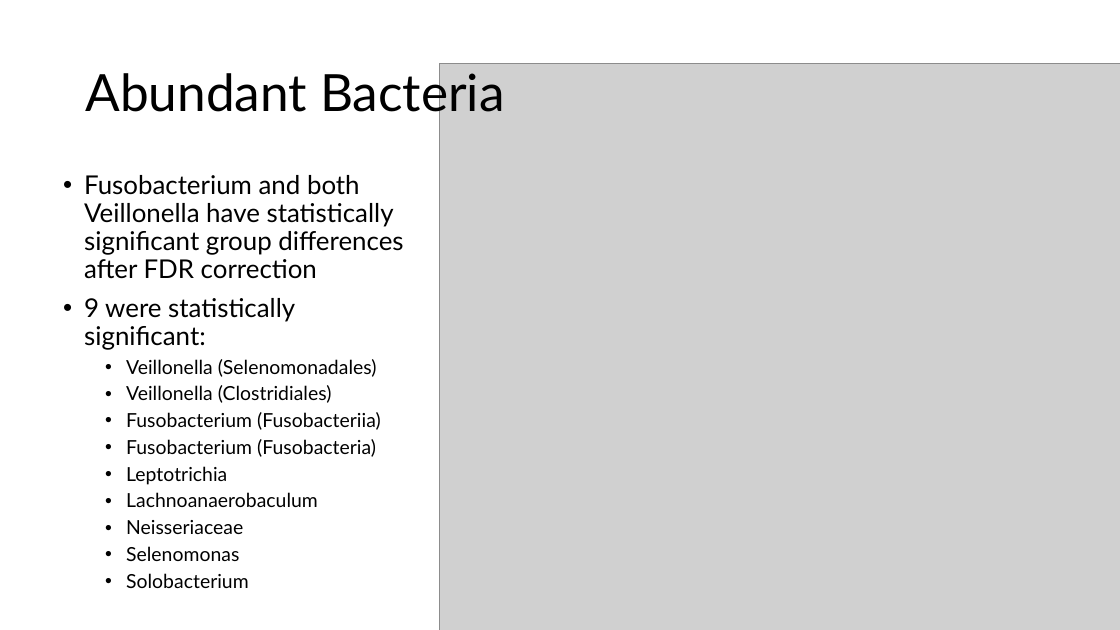
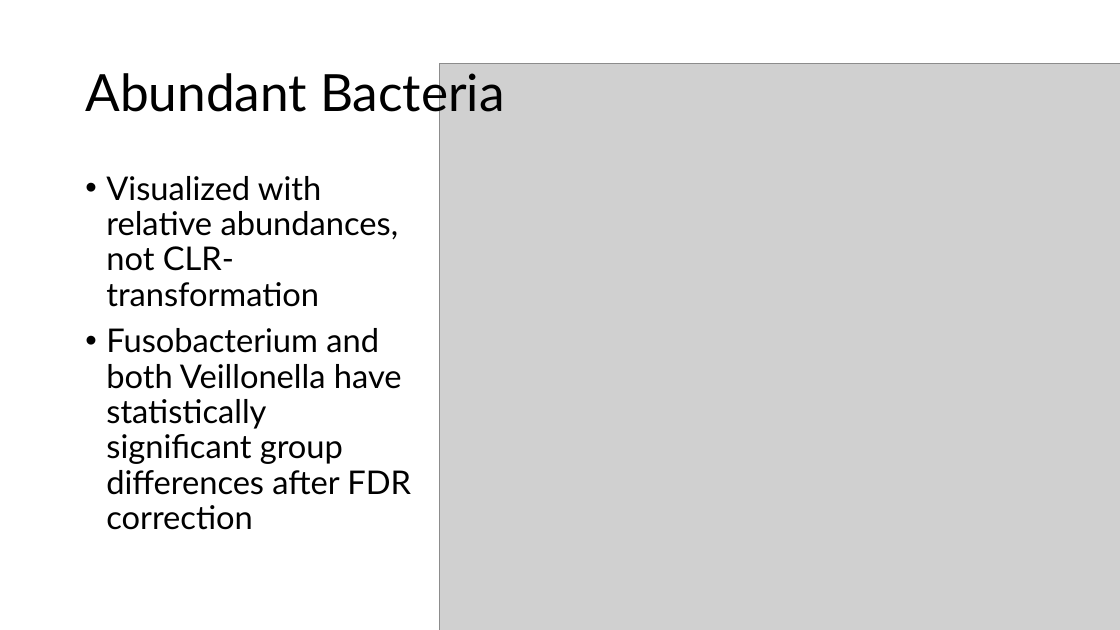
Before and after one commit to eweible/CF_Multi-omic_Clustering, a slide deck: slide 18 of Dissemination/Weible_Defense.pptx (slide 15 before the commit). Drawn at 1120x630 pixels with LibreOffice and Linux fonts; fonts in the diff are those of the drawing; grey boxes stand for pictures. Boxes give left, top, right and bottom in pixels: in the first picture for what was removed or moved away, otherwise in the second. Text is boxed around its words. In the diff, an @@ line names an element or a change of style, - is before the commit and + after.

```diff
--- a/Dissemination/Weible_Defense.pptx
+++ b/Dissemination/Weible_Defense.pptx
@@ text "Visualized with relative abundances, not ...": place and size @@
-text "Visualized with relative abundances, not ..." at [84, 175, 403, 588]
+text "Visualized with relative abundances, not ..." at [106, 176, 411, 530]
@@ text at [106, 176, 399, 307]: paragraph added @@
+• Visualized with relative abundances, not CLR-transformation
@@ text at [84, 298, 381, 588]: paragraphs removed @@
-• 9 were statistically significant:
-  • Veillonella (Selenomonadales)
-  • Veillonella (Clostridiales)
-  • Fusobacterium (Fusobacteriia)
-  • Fusobacterium (Fusobacteria)
-  • Leptotrichia
-  • Lachnoanaerobaculum
-  • Neisseriaceae
-  • Selenomonas
-  • Solobacterium
@@ text at [106, 328, 411, 530]: size 22.2 to 28 pt in "Fusobacterium and both Veillonella have statistically signif ..." @@
```
Also in this commit, not shown: 17 other slides changed, 17 slides added, 3 slides removed, 6 other files.
